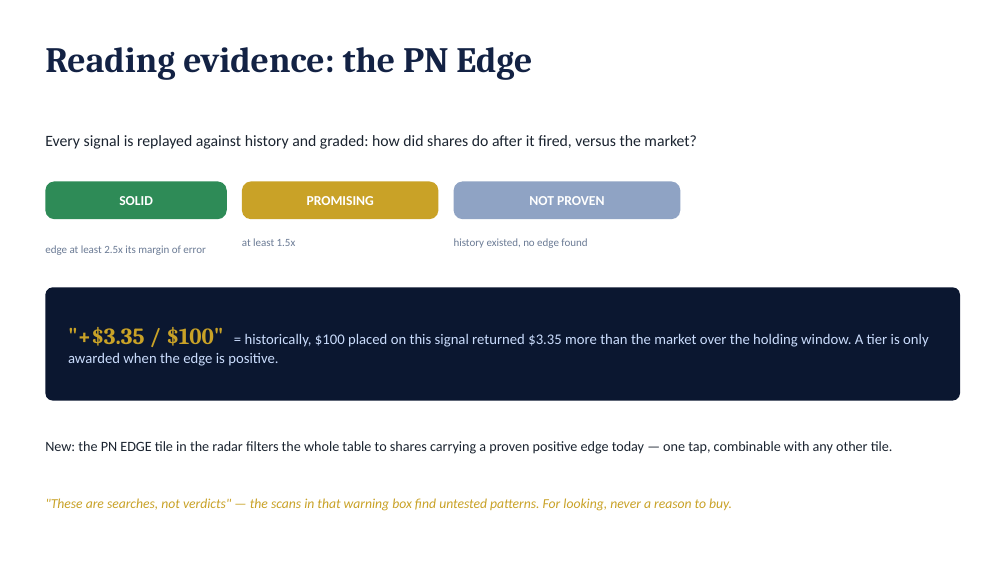
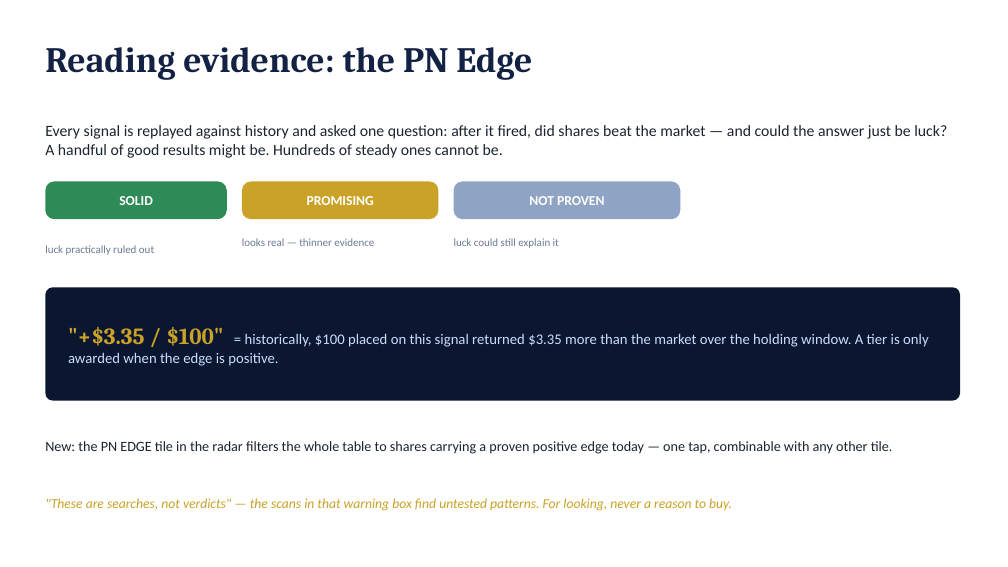
Before and after one commit to teecee1313/insight-updates, a slide deck: slide 10 of guides/Insight-Trading-Beginners-Guide.pptx. Drawn at 1008x567 pixels with LibreOffice and Linux fonts; fonts in the diff are those of the drawing. Boxes give left, top, right and bottom in pixels: in the first picture for what was removed or moved away, otherwise in the second. Text is boxed around its words. In the diff, an @@ line names an element or a change of style, - is before the commit and + after.

Commit message:
v784 — evidence badges lead with the luck test in plain English; precise stats kept in brackets; guides refreshed

```diff
--- a/guides/Insight-Trading-Beginners-Guide.pptx
+++ b/guides/Insight-Trading-Beginners-Guide.pptx
@@ text at (45, 125, 947, 158): text changed @@
-Every signal is replayed against history and graded: how did shares do after it fired, versus the market?
+Every signal is replayed against history and asked one question: after it fired, did shares beat the market — and could the answer just be luck? A handful of good results might be. Hundreds of steady ones cannot be.
@@ text at (242, 238, 374, 246): text changed @@
-at least 1.5x
+looks real — thinner evidence
@@ text at (454, 238, 559, 248): text changed @@
-history existed, no edge found
+luck could still explain it
@@ text at (45, 245, 154, 255): text changed @@
-edge at least 2.5x its margin of error
+luck practically ruled out
```
Also in this commit, not shown: 3 other files.
